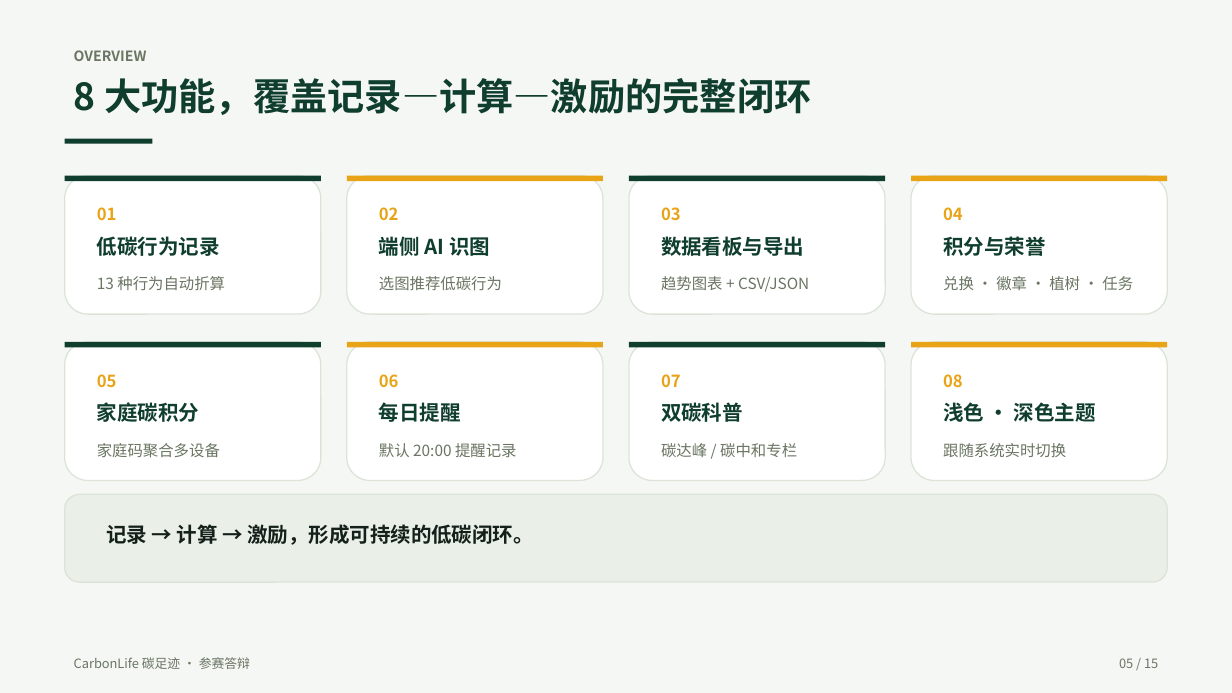
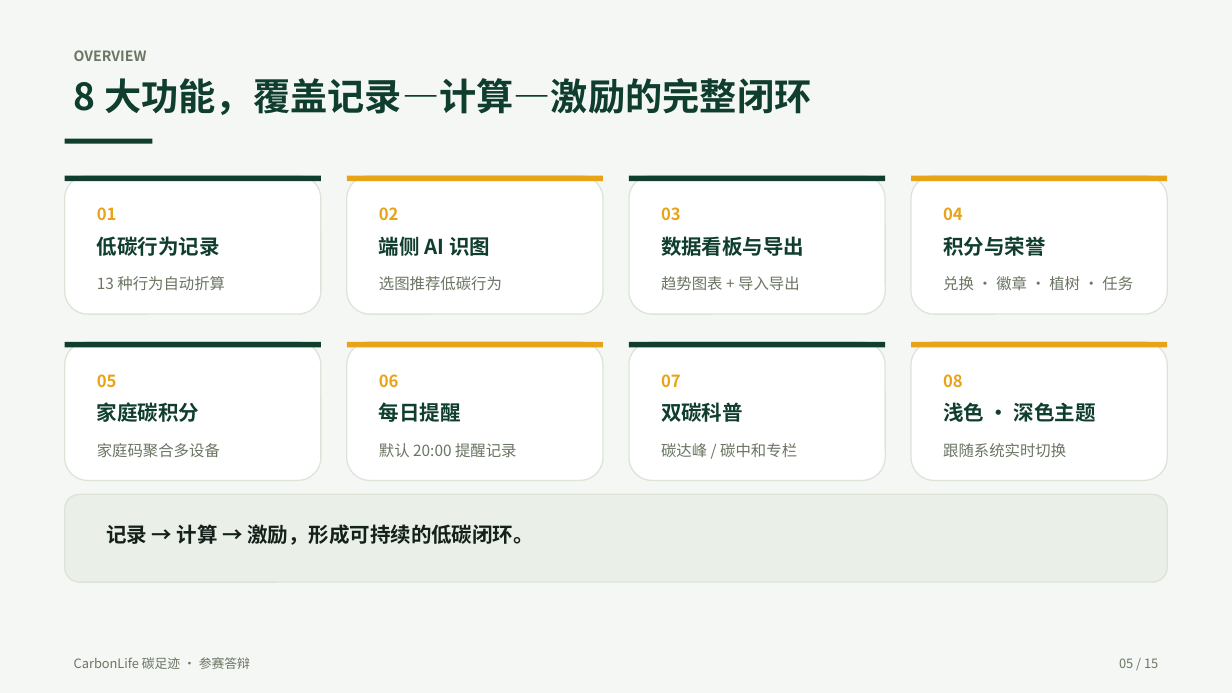
Before and after one commit to zyx-dc/CarbonLife, a slide deck: slide 5 of docs/tasks/ppt/CarbonLife-答辩PPT.pptx. Drawn at 1232x693 pixels with LibreOffice and Linux fonts; fonts in the diff are those of the drawing. Boxes give left, top, right and bottom in pixels: in the first picture for what was removed or moved away, otherwise in the second. Text is boxed around its words. In the diff, an @@ line names an element or a change of style, - is before the commit and + after.

```diff
--- a/docs/tasks/ppt/CarbonLife-答辩PPT.pptx
+++ b/docs/tasks/ppt/CarbonLife-答辩PPT.pptx
@@ text at [661, 276, 800, 290]: text changed @@
-趋势图表 + CSV/JSON
+趋势图表 + 导入导出
```
Also in this commit, not shown: 9 other slides changed, 14 other files.
